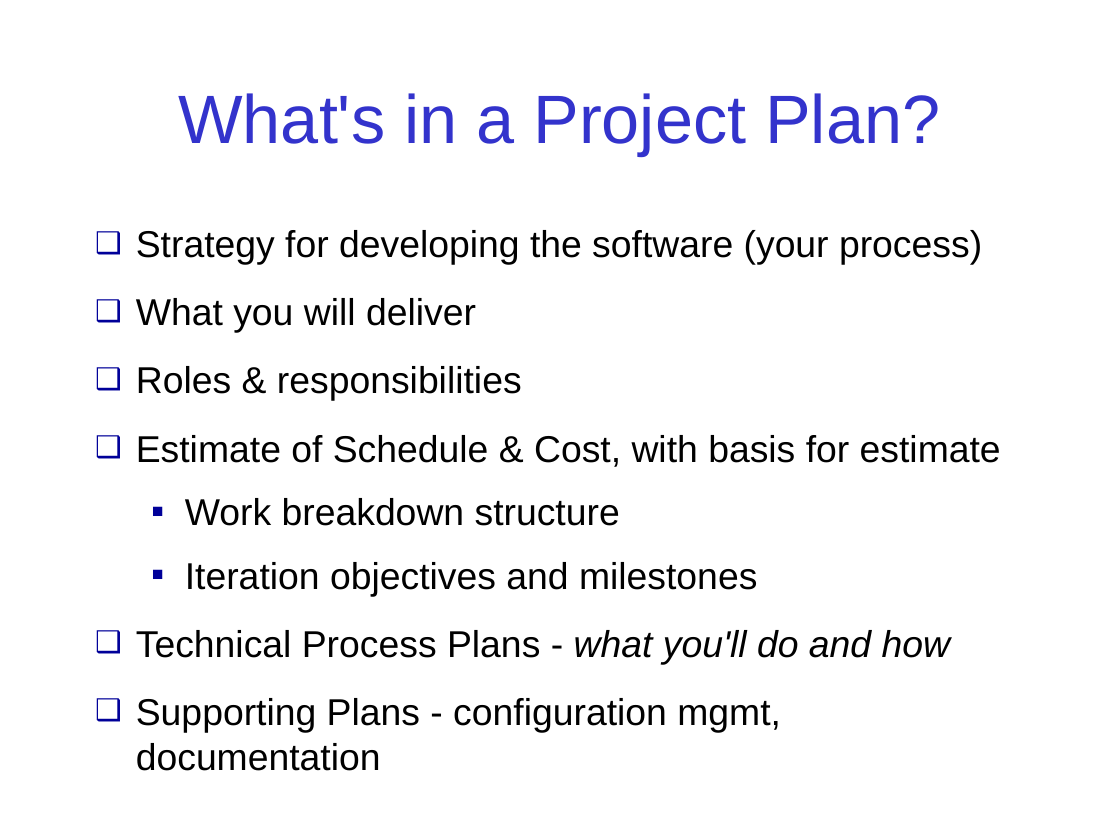
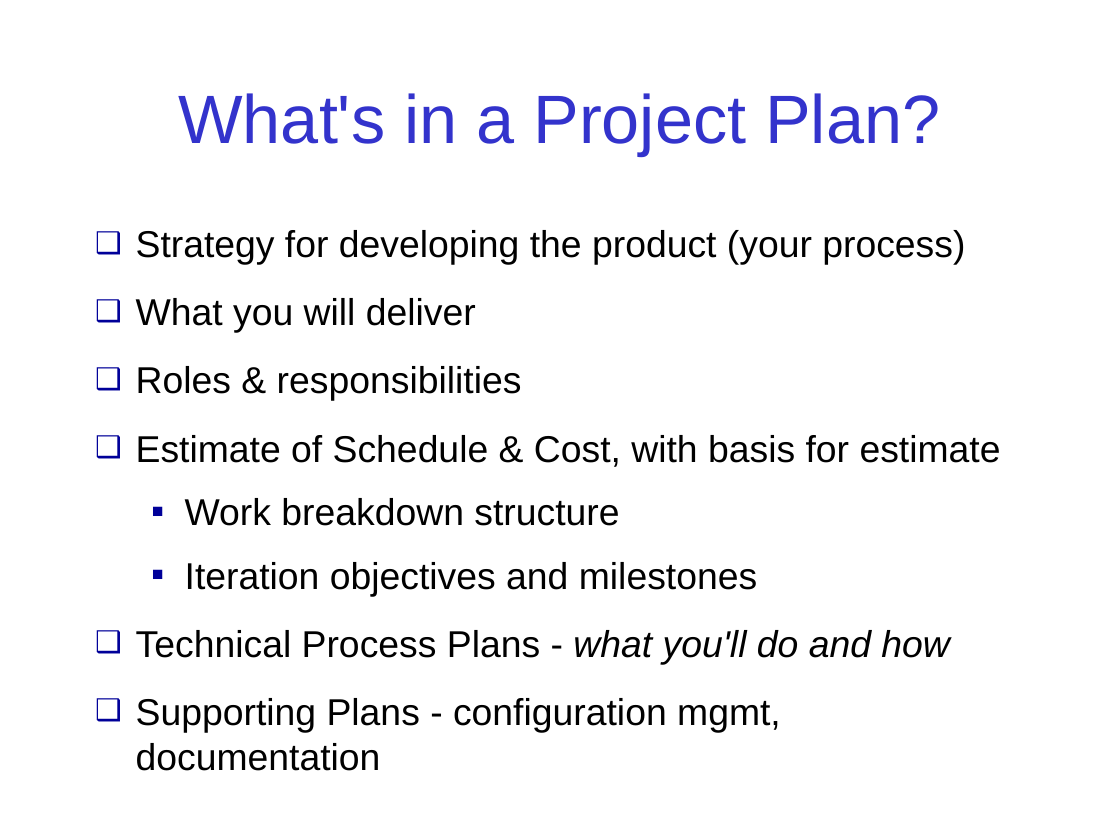
Before and after one commit to jbrucker/SoftwareProcess, a slide deck: slide 9 of week2/2-Planning.ppt. Drawn at 1120x840 pixels with LibreOffice and Linux fonts; fonts in the diff are those of the drawing. Boxes give left, top, right and bottom in pixels: in the first picture for what was removed or moved away, otherwise in the second. Text is boxed around its words. In the diff, an @@ line names an element or a change of style, - is before the commit and + after.

```diff
--- a/week2/2-Planning.ppt
+++ b/week2/2-Planning.ppt
@@ text at (x1=136, y1=230, x2=965, y2=265): text changed @@
-❑ Strategy for developing the software (your process)
+❑ Strategy for developing the product (your process)
```
Also in this commit, not shown: 7 other slides changed, 3 other files.
